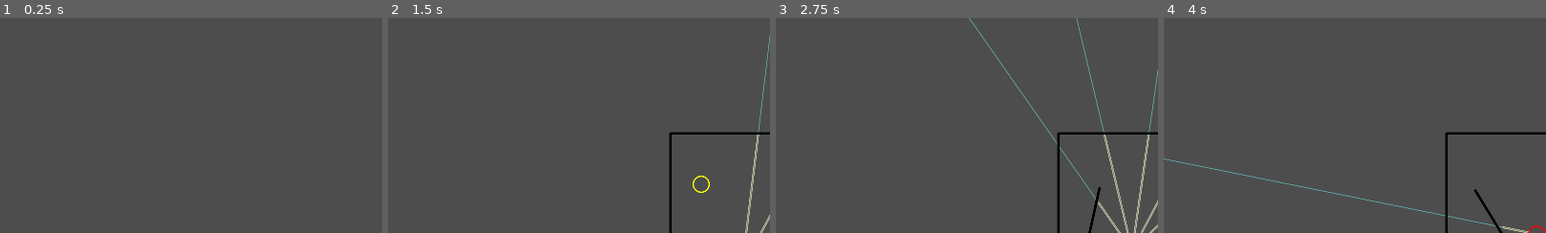
Above: before the commit, frames 1-4 (left to right).
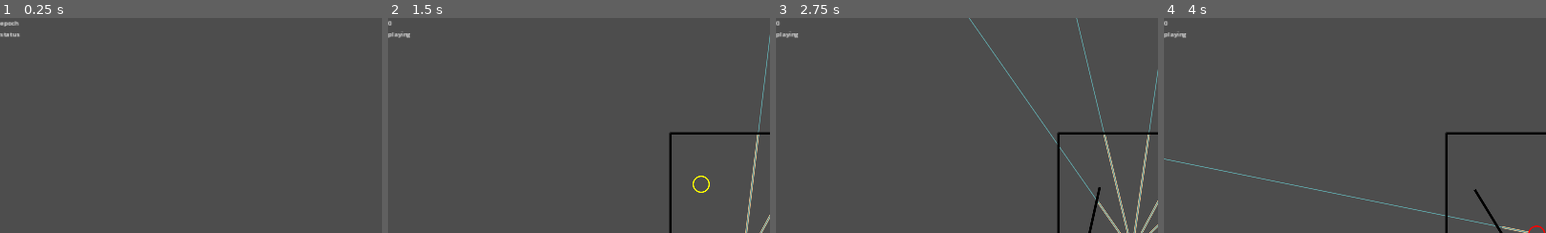
Above: after the commit, the same moments.

Repository: stokatyan/godot-ai
Game: Godot game, scene res://FindCoinGame/FCGEnv.tscn
Same seed, same stepped clock (60 frames per second), same inputs: the game is played once before the commit and once after it.
Inputs:
- Up to frame 1 (0.25 s): no input
- Up to frame 2 (1.5 s): tap Enter at 0.5 s; hold D 0.53-1.28 s; tap 2 at 0.6, 1.35 s; tap Space at 1.25 s; hold S from 1.28 s (still down)
- Up to frame 3 (2.75 s): tap Enter at 2 s; release S at 2.03 s; hold D from 2.03 s (still down); hold Enter from 2.03 s (still down); tap 2 at 2.3 s
- Up to frame 4 (4 s): release D at 2.78 s; release Enter at 2.78 s; hold Up 2.78-3.53 s; tap N at 2.85 s; tap 2 at 3.05, 3.8 s; tap Space at 3.5 s; hold A from 3.53 s (still down); tap 1 at 3.6 s
The pictures show only the part of the screen within x 0-50%, y 0-50%; the shares and areas given below are measured in that part.

The runs differ from the first frame. In frame 1, 0.2% of the frame differs, in the area x 0-6%, y 1-9%; in frame 2, 0.1%; in frame 3, 0.1%; in frame 4, 0.1%.
Error in both runs: Cannot call method 'poll' on a null value. (res://AI/AIServerTCP.gd:40)

Commit message:
add messaging

Diff:
--- a/godot-ai-client/AI/AIBaseEnvironment.gd
+++ b/godot-ai-client/AI/AIBaseEnvironment.gd
@@ -42,3 +42,6 @@
 
 func get_train_steps() -> int:
 	return 0
+
+func update_status(epoch: int, message: String):
+	pass
--- a/godot-ai-client/AI/AIRunner.gd
+++ b/godot-ai-client/AI/AIRunner.gd
@@ -46,8 +46,11 @@
 			var _time_elapsed = (Time.get_ticks_msec() - start_time) / 1000.0
 			_simulations[0].apply_action(action, env_delegate.display_simulation)
 		KEY_2: # Get and Submit batch
+			env_delegate.update_status(_loop_train_count, "playing")
 			var replays = await _get_batch_from_playing_round(_simulations, false)
+			env_delegate.update_status(_loop_train_count, "submitting")
 			var _response = await _ai_tcp.submit_batch_replay(replays)
+			env_delegate.update_status(_loop_train_count, "done submitting")
 		KEY_3: # Start training loop
 			_loop_train_count = 1
 			_loop_train()
@@ -162,11 +165,14 @@
 
 	print("\n----- Loop Train -----")
 	print("Epoch: " + str(_loop_train_count))
+	env_delegate.update_status(_loop_train_count, "playing")
 	_is_loop_training = true
 	var replays = await _get_batch_from_playing_round(_simulations, false)
 	print("Submitting ...")
+	env_delegate.update_status(_loop_train_count, "submitting")
 	var _response = await _ai_tcp.submit_batch_replay(replays)
 	print("Training ...")
+	env_delegate.update_status(_loop_train_count, "training")
 	_response = await _ai_tcp.train(env_delegate.get_train_steps(), true, true)
 
 	var average_reward = 0.0
--- a/godot-ai-client/FindCoinGame/FCGEnv.gd
+++ b/godot-ai-client/FindCoinGame/FCGEnv.gd
@@ -2,6 +2,9 @@
 
 var sim_to_display: FCGSimulation
 var _example_sim: FCGSimulation = FCGSimulation.new()
+
+@export var epoch_label: Label
+@export var state_label: Label
 
 func _draw():
 	if !sim_to_display:
@@ -136,3 +139,7 @@
 		var p0 = shape_rect.position
 		var p1 = shape_rect.size
 		draw_line(p0, p1, Color.BLACK, s._wall_thickness, true)
+
+func update_status(epoch: int, message: String):
+	epoch_label.text = str(epoch)
+	state_label.text = message
--- a/godot-ai-client/FindCoinGame/FCGEnv.tscn
+++ b/godot-ai-client/FindCoinGame/FCGEnv.tscn
@@ -2,7 +2,21 @@
 
 [ext_resource type="Script" path="res://FindCoinGame/FCGEnv.gd" id="1_js3hu"]
 
-[node name="FcgEnvironment" type="Node2D"]
+[node name="FcgEnvironment" type="Node2D" node_paths=PackedStringArray("epoch_label", "state_label")]
 script = ExtResource("1_js3hu")
+epoch_label = NodePath("CanvasLayer/VBoxContainer/Epoch")
+state_label = NodePath("CanvasLayer/VBoxContainer/Status")
 
 [node name="Camera2D" type="Camera2D" parent="."]
+
+[node name="CanvasLayer" type="CanvasLayer" parent="."]
+
+[node name="VBoxContainer" type="VBoxContainer" parent="CanvasLayer"]
+
+[node name="Epoch" type="Label" parent="CanvasLayer/VBoxContainer"]
+layout_mode = 2
+text = "epoch"
+
+[node name="Status" type="Label" parent="CanvasLayer/VBoxContainer"]
+layout_mode = 2
+text = "status"
